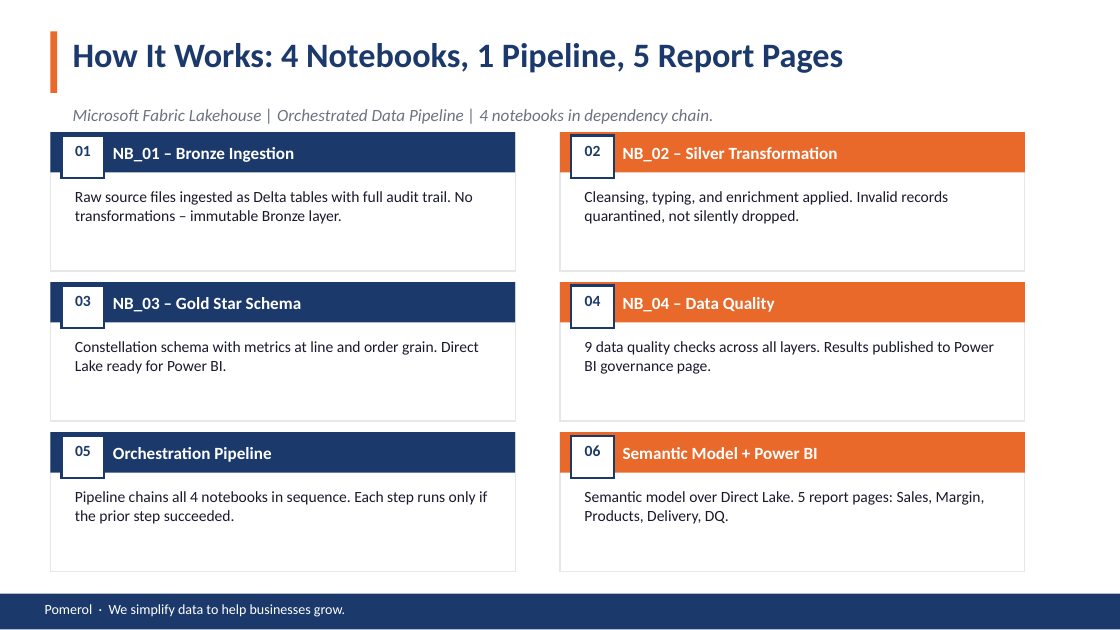
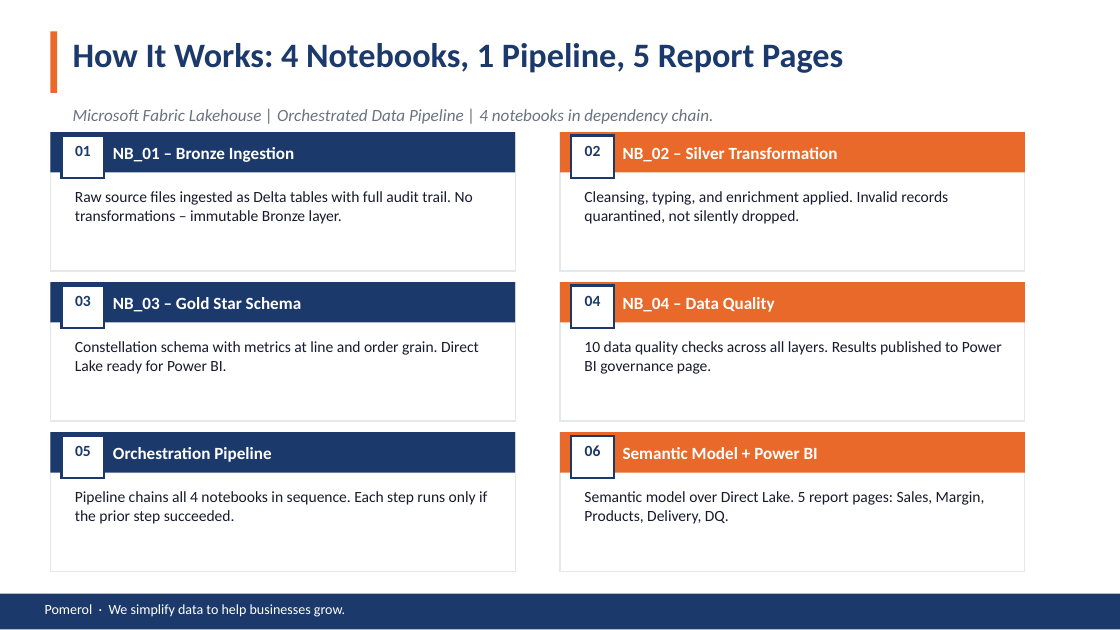
Before and after one commit to DiegoSVBrito/acme-lakehouse-poc, a slide deck: slide 15 of docs/ACME_DE_POC_Presentation.pptx. Drawn at 1120x630 pixels with LibreOffice and Linux fonts; fonts in the diff are those of the drawing. Boxes give left, top, right and bottom in pixels: in the first picture for what was removed or moved away, otherwise in the second. Text is boxed around its words. In the diff, an @@ line names an element or a change of style, - is before the commit and + after.

Commit message:
fix: DQ check count 9→10 on slide 15, typo+weak closing statement on slide 17

```diff
--- a/docs/ACME_DE_POC_Presentation.pptx
+++ b/docs/ACME_DE_POC_Presentation.pptx
@@ text at box(584, 341, 1002, 374): text changed @@
-9 data quality checks across all layers. Results published to Power BI governance page.
+10 data quality checks across all layers. Results published to Power BI governance page.
```
Also in this commit, not shown: 1 other slide changed.
